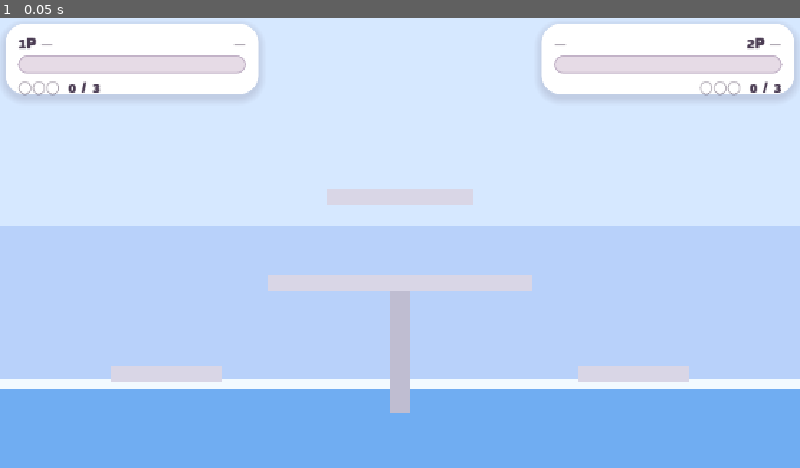
Above: before the commit, frame 1.
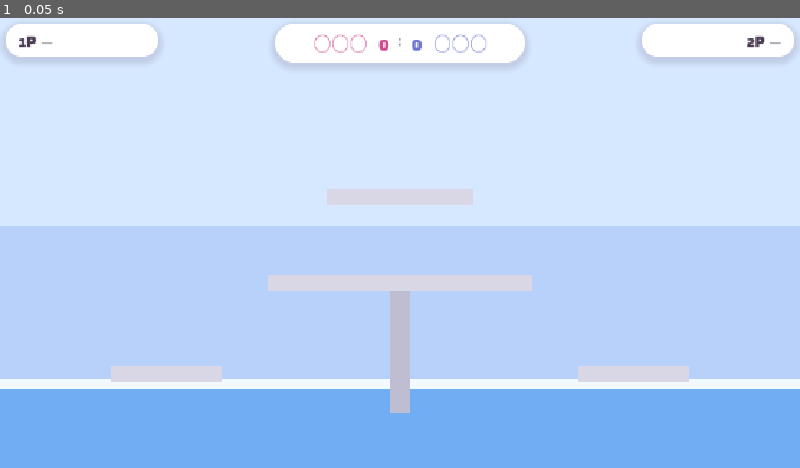
Above: after the commit, the same moment.

Repository: KADSA-OFFICIAL/Group-3
Game: Godot game, scene res://scenes/main.tscn
The game is run twice, just before and just after one commit, with the same random seed, the same clock (stepped at 60 frames per second) and the same inputs. This scene is started directly instead of the project's main scene.
Inputs:
- Up to frame 1 (0.05 s): no input

The runs differ from the first frame. In frame 1, 10% of the frame differs, in the area x 0-100%, y 1-18%.

Commit message:
feat: 체력 바를 피격 시 젤리 머리 위 2초 표시로 옮기고 라운드 포인트를 맨 위 가운데로 (#317)
화면 좌우 맨 위에 늘 떠 있던 체력 바와 체력 숫자를 걷어냈다. 싸우는 동안 눈은 젤리를
보고 있어서, 정작 맞은 순간에 화면 구석의 바는 읽히지 않았다.

- `scripts/health_bar.gd` 신규 — 젤리 머리 위에 맞은 뒤 2초만 뜨는 바.
  남은 체력에 따라 초록→노랑→빨강이고, 이번에 깎인 몫이 흰 자국으로 잠깐 남았다가
  줄어든다. 마지막 0.35초에 옅어지며 사라진다(합쳐서 2초).
  `gauge_bar.gd` 와 같이 부모(`Player`)의 값을 읽어 그리기만 한다.
- `player.gd` — `hurt_at`·`hurt_from_hp` 를 `_receive_hit`·`_receive_dot` 에서 적는다.
  둘 다 `call_local` 이라 두 기기에 같은 순간 같은 눈금이 뜬다. 복제 목록에는 넣지 않는다.
  줄어들 때만 적어서 낙사(`server_kill`)로 죽은 젤리 위에는 빈 바가 뜨지 않고,
  `_receive_reset` 이 지워서 다음 라운드가 깨끗하게 시작한다.
- `main.tscn`·`main.gd` — `P1Card`·`P2Card` 는 이름·무기 한 줄만 남기고 작아졌다.
  라운드 포인트는 맨 위 가운데 `ScoreCard` 한 장에 좌우 대칭으로 들어간다
  (`○●●  2  :  1  ●○○`). 관전자 안내와 방 전환 카드는 그 아래로 내렸다.

검증: `--headless` 파싱 확인, 임시 하네스로 씬·노드 경로 확인(failures=0),
임시 미리보기로 체력 바를 남은 체력 4단계 × 경과 0~2초 격자로 렌더해 눈으로 확인,
HUD 배치도 한 프레임 렌더로 확인. 하네스와 미리보기 파일은 지웠다.

Co-Authored-By: Claude Opus 5 <noreply@anthropic.com>

Diff:
--- a/scenes/main.tscn
+++ b/scenes/main.tscn
@@ -8,14 +8,6 @@
 [ext_resource type="PackedScene" path="res://scenes/point_gain.tscn" id="7_point"]
 [ext_resource type="PackedScene" path="res://scenes/countdown.tscn" id="8_count"]
 
-[sub_resource type="StyleBoxFlat" id="StyleBoxFlat_bar_fill_p2"]
-bg_color = Color(0.42, 0.45, 0.82, 1)
-corner_radius_top_left = 12
-corner_radius_top_right = 12
-corner_radius_bottom_right = 12
-corner_radius_bottom_left = 12
-corner_detail = 10
-
 [node name="Main" type="Node2D"]
 script = ExtResource("2_mainscript")
 
@@ -41,11 +33,51 @@
 anchor_bottom = 1.0
 mouse_filter = 2
 
+[node name="ScoreCard" type="Panel" parent="UI/HUD"]
+anchor_left = 0.5
+anchor_right = 0.5
+offset_left = -180.0
+offset_top = 8.0
+offset_right = 180.0
+offset_bottom = 64.0
+
+[node name="P1Score" type="Label" parent="UI/HUD/ScoreCard"]
+offset_left = 16.0
+offset_top = 8.0
+offset_right = 164.0
+offset_bottom = 48.0
+theme_override_colors/font_color = Color(0.8, 0.29, 0.56, 1)
+theme_override_font_sizes/font_size = 26
+text = "○○○  0"
+horizontal_alignment = 2
+vertical_alignment = 1
+
+[node name="Divider" type="Label" parent="UI/HUD/ScoreCard"]
+offset_left = 164.0
+offset_top = 8.0
+offset_right = 196.0
+offset_bottom = 48.0
+theme_override_colors/font_color = Color(0.62, 0.56, 0.66, 1)
+theme_override_font_sizes/font_size = 22
+text = ":"
+horizontal_alignment = 1
+vertical_alignment = 1
+
+[node name="P2Score" type="Label" parent="UI/HUD/ScoreCard"]
+offset_left = 196.0
+offset_top = 8.0
+offset_right = 344.0
+offset_bottom = 48.0
+theme_override_colors/font_color = Color(0.42, 0.45, 0.82, 1)
+theme_override_font_sizes/font_size = 26
+text = "0  ○○○"
+vertical_alignment = 1
+
 [node name="ObserverCard" type="Panel" parent="UI/HUD"]
 offset_left = 452.0
-offset_top = 8.0
+offset_top = 72.0
 offset_right = 700.0
-offset_bottom = 48.0
+offset_bottom = 112.0
 visible = false
 
 [node name="Label" type="Label" parent="UI/HUD/ObserverCard"]
@@ -58,89 +90,40 @@
 
 [node name="RoomSwitcher" parent="UI/HUD" instance=ExtResource("4_switcher")]
 offset_left = 416.0
-offset_top = 56.0
+offset_top = 120.0
 offset_right = 736.0
-offset_bottom = 108.0
+offset_bottom = 172.0
 
 [node name="P1Card" type="Panel" parent="UI/HUD"]
 offset_left = 8.0
 offset_top = 8.0
-offset_right = 372.0
-offset_bottom = 110.0
+offset_right = 228.0
+offset_bottom = 56.0
 
 [node name="Name" type="Label" parent="UI/HUD/P1Card"]
 offset_left = 18.0
-offset_top = 12.0
-offset_right = 258.0
-offset_bottom = 40.0
+offset_top = 10.0
+offset_right = 202.0
+offset_bottom = 38.0
 theme_override_font_sizes/font_size = 20
 text = "1P"
-
-[node name="Hp" type="Label" parent="UI/HUD/P1Card"]
-offset_left = 258.0
-offset_top = 12.0
-offset_right = 346.0
-offset_bottom = 40.0
-theme_override_font_sizes/font_size = 20
-text = "100"
-horizontal_alignment = 2
-
-[node name="Bar" type="ProgressBar" parent="UI/HUD/P1Card"]
+vertical_alignment = 1
+
+[node name="P2Card" type="Panel" parent="UI/HUD"]
+offset_left = 924.0
+offset_top = 8.0
+offset_right = 1144.0
+offset_bottom = 56.0
+
+[node name="Name" type="Label" parent="UI/HUD/P2Card"]
 offset_left = 18.0
-offset_top = 46.0
-offset_right = 346.0
-offset_bottom = 72.0
-show_percentage = false
-value = 100.0
-
-[node name="Score" type="Label" parent="UI/HUD/P1Card"]
-offset_left = 18.0
-offset_top = 76.0
-offset_right = 346.0
-offset_bottom = 98.0
-theme_override_font_sizes/font_size = 20
-text = "○○○  0 / 3"
-
-[node name="P2Card" type="Panel" parent="UI/HUD"]
-offset_left = 780.0
-offset_top = 8.0
-offset_right = 1144.0
-offset_bottom = 110.0
-
-[node name="Name" type="Label" parent="UI/HUD/P2Card"]
-offset_left = 106.0
-offset_top = 12.0
-offset_right = 346.0
-offset_bottom = 40.0
+offset_top = 10.0
+offset_right = 202.0
+offset_bottom = 38.0
 theme_override_font_sizes/font_size = 20
 text = "2P"
 horizontal_alignment = 2
-
-[node name="Hp" type="Label" parent="UI/HUD/P2Card"]
-offset_left = 18.0
-offset_top = 12.0
-offset_right = 106.0
-offset_bottom = 40.0
-theme_override_font_sizes/font_size = 20
-text = "100"
-
-[node name="Bar" type="ProgressBar" parent="UI/HUD/P2Card"]
-offset_left = 18.0
-offset_top = 46.0
-offset_right = 346.0
-offset_bottom = 72.0
-theme_override_styles/fill = SubResource("StyleBoxFlat_bar_fill_p2")
-show_percentage = false
-value = 100.0
-
-[node name="Score" type="Label" parent="UI/HUD/P2Card"]
-offset_left = 18.0
-offset_top = 76.0
-offset_right = 346.0
-offset_bottom = 98.0
-theme_override_font_sizes/font_size = 20
-text = "○○○  0 / 3"
-horizontal_alignment = 2
+vertical_alignment = 1
 
 [node name="Banner" type="Label" parent="UI/HUD"]
 anchor_left = 0.5
--- a/scenes/player.tscn
+++ b/scenes/player.tscn
@@ -6,6 +6,7 @@
 [ext_resource type="Script" path="res://scripts/weapon_trail.gd" id="4_trail"]
 [ext_resource type="Script" path="res://scripts/skill_arcs.gd" id="5_arcs"]
 [ext_resource type="Script" path="res://scripts/chainsaw_whirl.gd" id="6_whirl"]
+[ext_resource type="Script" path="res://scripts/health_bar.gd" id="7_health"]
 
 [sub_resource type="CanvasItemMaterial" id="CanvasItemMaterial_arcs"]
 blend_mode = 1
@@ -91,3 +92,7 @@
 [node name="GaugeBar" type="Node2D" parent="."]
 visible = false
 script = ExtResource("3_gauge")
+
+[node name="HealthBar" type="Node2D" parent="."]
+visible = false
+script = ExtResource("7_health")
--- /dev/null
+++ b/scripts/health_bar.gd
@@ -0,0 +1,123 @@
+extends Node2D
+## 피격 체력 바 — 젤리 **머리 위**에 잠깐 떴다 사라진다 (이슈 #317).
+##
+## 화면 좌우 맨 위 카드에 늘 떠 있던 체력 바를 걷어내고 그 정보를 젤리 옆으로 옮긴 것이다
+## (요청). 늘 보이는 대신 **맞은 뒤 `SHOW_TIME` 초 동안만** 뜬다 — 체력은 맞는 순간에
+## 알면 되는 값이고, 눈이 젤리를 보고 있는 그 자리에 떠야 읽힌다. 화면 구석에 있던
+## 시절에는 몇 대 맞았는지를 알려면 싸움에서 눈을 떼야 했다.
+##
+## **`gauge_bar.gd` 와 같은 짜임이다**: 부모(`Player`)의 값을 읽어 그리기만 하고 아무 판단도
+## 하지 않는다. 뜨는 시각(`Player.hurt_at`)도 서버가 내려준 피격 신호가 정하므로
+## (`_receive_hit`·`_receive_dot` 은 `call_local`) **두 기기에 같은 순간 같은 눈금**이 뜬다.
+## 여기서 시각을 직접 재면 늦게 도착한 쪽만 늦게 사라진다.
+##
+## 씬 루트(`Player`)에는 가산 혼합이 걸려 있지만 이 노드는 자기 재질이 없어 평소 혼합으로
+## 그린다 — 게이지 바와 같은 이유로, 이것은 빛이 아니라 눈금이라 어떤 배경 위에서도
+## 제 색으로 읽혀야 한다.
+
+## 맞은 뒤 이만큼 떠 있다가 사라진다(초, 요청). 연달아 맞으면 `Player.hurt_at` 이
+## 갱신되므로 그때부터 다시 이만큼이다.
+const SHOW_TIME := 2.0
+## 사라지기 직전 이 시간 동안 옅어진다. `SHOW_TIME` **안쪽**이라 다 합쳐서 2초다 —
+## 뒤에 덧붙이면 요청한 2초보다 오래 남는다. 툭 꺼지면 "버그로 사라졌다"로 읽힌다.
+const FADE_OUT := 0.35
+
+## 바의 크기(px)와 놓을 높이. 젤리 몸통(48px)보다 조금 넓어 머리 위에 얹힌 것으로 보인다.
+## 게이지 바(`gauge_bar.gd` 의 -60, 두께 7)와 머리(약 -44) 사이에 끼워 넣은 자리라
+## 두 바가 같이 떠도 겹치지 않는다.
+const WIDTH := 52.0
+const HEIGHT := 8.0
+const CENTER_Y := -50.0
+
+const BG_COLOR := Color(0.16, 0.14, 0.22, 0.85)
+const BORDER_COLOR := Color(0.88, 0.86, 0.94, 0.55)
+
+## 남은 체력에 따라 초록 → 노랑 → 빨강. 길이만으로도 읽히지만, 죽기 직전이라는 것은
+## 길이보다 색이 먼저 눈에 걸린다 — 바가 2초만 떠 있어서 한눈에 읽혀야 한다.
+const FULL_COLOR := Color(0.44, 0.84, 0.46)
+const HALF_COLOR := Color(0.98, 0.78, 0.28)
+const LOW_COLOR := Color(0.92, 0.28, 0.32)
+
+## 이번에 깎인 몫이 잠깐 남는 흰 자국. **이 바가 뜨는 이유 자체를 보여 준다** —
+## 남은 체력만 그리면 "지금 얼마인가"만 알 수 있고 "방금 얼마나 맞았나"는 안 보인다.
+const GHOST_COLOR := Color(1.0, 0.96, 0.96, 0.9)
+## 흰 자국이 남은 체력 자리까지 줄어드는 데 걸리는 시간(초).
+const GHOST_TIME := 0.4
+
+## 참조를 들고 있지 않고 매번 부모를 본다 (`gauge_bar.gd` 와 같은 방식).
+var _player: Node = null
+
+
+func _ready() -> void:
+	_player = get_parent()
+	visible = false
+
+
+## 뜰 때와 사라질 때가 매 프레임 바뀌므로 보이는 동안에는 계속 다시 그린다.
+func _process(_delta: float) -> void:
+	var alpha := _alpha()
+	visible = alpha > 0.0
+	if not visible:
+		return
+	self_modulate.a = alpha
+	queue_redraw()
+
+
+## 지금 이 바의 진하기(0~1). 뜰 이유가 없으면 0이다.
+##
+## **죽은 젤리에는 안 뜬다** — 마지막 일격은 빈 바를 남기는데, 누워 있는 젤리 위에 빈
+## 칸이 2초 더 떠 있으면 아직 뭔가 남은 것처럼 보인다. 낙사(`server_kill`)처럼 데미지
+## 없이 죽는 경우도 같이 걸러진다.
+func _alpha() -> float:
+	if _player == null or not _player.alive:
+		return 0.0
+	var since: float = _now() - _player.hurt_at
+	if _player.hurt_at < 0.0 or since < 0.0 or since > SHOW_TIME:
+		return 0.0
+	var left := SHOW_TIME - since
+	if left >= FADE_OUT:
+		return 1.0
+	return left / FADE_OUT
+
+
+func _draw() -> void:
+	if _player == null:
+		return
+	var ratio: float = clampf(_player.hp / Combat.MAX_HP, 0.0, 1.0)
+	var half := WIDTH * 0.5
+	var box := Rect2(-half, CENTER_Y - HEIGHT * 0.5, WIDTH, HEIGHT)
+	var inner := box.grow(-1.0)
+
+	draw_rect(box, BG_COLOR, true)
+
+	# 맞기 직전 자리에서 남은 체력 자리로 줄어드는 흰 자국을 **먼저** 깐다.
+	# 그 위에 남은 체력을 덮어 그리므로 튀어나온 부분만 희게 남는다.
+	var ghost: float = clampf(_player.hurt_from_hp / Combat.MAX_HP, 0.0, 1.0)
+	var shrink: float = clampf((_now() - _player.hurt_at) / GHOST_TIME, 0.0, 1.0)
+	ghost = lerpf(ghost, ratio, shrink)
+	if ghost > ratio:
+		_draw_fill(inner, ghost, GHOST_COLOR)
+
+	if ratio > 0.0:
+		_draw_fill(inner, ratio, _fill_color(ratio))
+
+	# 테두리를 마지막에 덧그려 채움이 밖으로 새어 보이지 않게 한다.
+	draw_rect(box, BORDER_COLOR, false, 1.0)
+
+
+## 안쪽 칸을 왼쪽에서부터 `ratio` 만큼 칠한다.
+func _draw_fill(inner: Rect2, ratio: float, color: Color) -> void:
+	var bar := inner
+	bar.size.x = maxf(inner.size.x * ratio, 1.0)
+	draw_rect(bar, color, true)
+
+
+## 남은 체력 색. 절반을 기준으로 위쪽은 노랑→초록, 아래쪽은 빨강→노랑으로 섞는다.
+func _fill_color(ratio: float) -> Color:
+	if ratio >= 0.5:
+		return HALF_COLOR.lerp(FULL_COLOR, (ratio - 0.5) * 2.0)
+	return LOW_COLOR.lerp(HALF_COLOR, ratio * 2.0)
+
+
+func _now() -> float:
+	return Time.get_ticks_msec() / 1000.0
--- a/scripts/main.gd
+++ b/scripts/main.gd
@@ -228,7 +228,9 @@
 ##
 ## 문구는 씬에 적혀 있고 여기서는 켜기만 한다 — 플레이어에게는 접힌 채로 둔다.
 ## 카드가 화면 맨 위로 올라가면서(이슈 #267) 조작 안내가 없어졌고, 관전 안내는
-## 젤리와 겹치지 않는 가운데 빈 자리(`ObserverCard`)로 옮겼다.
+## 젤리와 겹치지 않는 가운데 빈 자리(`ObserverCard`)로 옮겼다. 그 가운데 맨 위는
+## 라운드 포인트 카드가 쓰게 되어(이슈 #317) 관전 안내와 방 전환은 그 아래로 내렸다 —
+## 관전자도 점수는 봐야 하므로 둘 중 하나를 접는 것이 아니라 세로로 겹치지 않게 놓는다.
 func _setup_observer_view() -> void:
 	if not Lobby.is_observer(multiplayer.get_unique_id()):
 		return
@@ -2194,37 +2196,33 @@
 	_update_hud()
 
 
-## 체력·점수 표시. 대기실 접속 순서(Lobby.order)가 1P·2P를 정한다.
-##
-## 라벨은 전부 흰 카드(`P1Card`·`P2Card`) **안**에 들어 있다 — 카드 밖에 두면 맵 배경 위에
-## 그대로 그려져서 어두운 맵(용암)에서 진한 글자가 묻힌다(이슈 #112).
-## 체력은 막대와 숫자를 함께 낸다. 막대 길이만으로는 남은 값을 정확히 읽을 수 없고,
-## 막대 안에 숫자를 그리면(`show_percentage`) 채운 쪽과 빈 쪽 중 한쪽에서 반드시 묻힌다.
+## 이름·무기와 라운드 포인트 표시. 대기실 접속 순서(Lobby.order)가 1P·2P를 정한다.
+##
+## 라벨은 전부 흰 카드(`P1Card`·`P2Card`·`ScoreCard`) **안**에 들어 있다 — 카드 밖에 두면
+## 맵 배경 위에 그대로 그려져서 어두운 맵(용암)에서 진한 글자가 묻힌다(이슈 #112).
+##
+## **체력은 여기서 내지 않는다** (이슈 #317). 늘 떠 있던 체력 바와 숫자를 걷어내고,
+## 맞은 순간 젤리 머리 위에 2초만 뜨는 바(`health_bar.gd`)로 옮겼다 — 싸우는 동안 눈은
+## 젤리를 보고 있어서, 화면 구석의 바는 정작 맞은 순간에 읽히지 않았다.
+## 비운 자리에는 승패를 가르는 유일한 조건인 라운드 포인트를 맨 위 가운데로 올렸다.
 func _update_hud() -> void:
+	var score_card := $UI/HUD.get_node("ScoreCard")
 	for slot in 2:
 		var card := $UI/HUD.get_node("P%dCard" % (slot + 1))
-		var bar := card.get_node("Bar") as ProgressBar
 		var label := card.get_node("Name") as Label
-		var hp_label := card.get_node("Hp") as Label
-		var score_label := card.get_node("Score") as Label
+		var score_label := score_card.get_node("P%dScore" % (slot + 1)) as Label
 		var player: Player = null
 		var peer_id := 0
 		if slot < Lobby.order.size():
 			peer_id = Lobby.order[slot]
 			player = get_player(peer_id)
-		score_label.text = _score_text(int(scores.get(peer_id, 0)))
+		score_label.text = _score_text(int(scores.get(peer_id, 0)), slot == 1)
 		if player == null:
-			bar.value = 0.0
 			label.text = "%dP —" % (slot + 1)
-			hp_label.text = "—"
 			continue
-		bar.max_value = Combat.MAX_HP
-		bar.value = player.hp
 		# 무기 선택이 끝나기 전에는 아직 아무것도 안 들었다 (#205) — 빈칸 대신 줄표를 둔다.
 		var weapon_text := player.weapon_id if player.weapon_id != "" else "—"
 		label.text = "%dP  %s" % [slot + 1, weapon_text]
-		# 올림으로 낸다 — 0.4처럼 남은 체력을 "0"으로 적으면 살아 있는데 죽은 것으로 읽힌다.
-		hp_label.text = "%d" % ceili(player.hp)
 
 	var banner_label := $UI/HUD.get_node("Banner") as Label
 	banner_label.text = banner
@@ -2234,10 +2232,18 @@
 
 ## 딴 포인트는 채운 동그라미, 남은 포인트는 빈 동그라미로 보여주고 숫자를 함께 적는다.
 ## 동그라미만 있으면 몇 포인트 중 몇 포인트인지 한눈에 안 읽힌다 (3포인트 선취).
-func _score_text(score: int) -> String:
+##
+## `mirrored` 는 가운데 카드의 **오른쪽 칸(2P)**이다 (이슈 #317). 한 카드 안에 두 편이
+## 마주 보고 앉으므로 오른쪽은 숫자와 동그라미의 순서를 뒤집어 좌우 대칭으로 만든다 —
+## 딴 만큼이 양쪽에서 가운데를 향해 차오르는 모양이 된다.
+## 선취 점수(`/ 3`)는 더 이상 적지 않는다. 동그라미 개수 자체가 그 수이고, 좁은 가운데
+## 카드에 두 번 적으면 정작 몇 대 몇인지가 글자에 묻힌다.
+func _score_text(score: int, mirrored: bool) -> String:
 	var filled := clampi(score, 0, Combat.POINTS_TO_WIN)
-	var dots := "●".repeat(filled) + "○".repeat(Combat.POINTS_TO_WIN - filled)
-	return "%s  %d / %d" % [dots, filled, Combat.POINTS_TO_WIN]
+	var empty := Combat.POINTS_TO_WIN - filled
+	if mirrored:
+		return "%d  %s" % [filled, "●".repeat(filled) + "○".repeat(empty)]
+	return "%s  %d" % ["○".repeat(empty) + "●".repeat(filled), filled]
 
 
 func _unhandled_input(event: InputEvent) -> void:
--- a/scripts/player.gd
+++ b/scripts/player.gd
@@ -127,6 +127,14 @@
 ## 전투 상태. 서버가 정하고 RPC로 양쪽에 복제된다.
 var hp := Combat.MAX_HP
 var alive := true
+## 마지막으로 피해를 입은 시각(초)과 그 **직전** 체력. 머리 위 체력 바(`health_bar.gd`)가
+## 언제 뜰지와 이번에 얼마나 깎였는지를 여기서 읽는다 (이슈 #317).
+##
+## **복제하지 않는다.** 값을 정하는 `_receive_hit`·`_receive_dot` 자체가 `call_local` 이라
+## 두 기기가 같은 순간에 각자 같은 값을 적는다 — 복제 목록에 넣으면 같은 것을 한 번 더
+## 실어 보내는 셈이고, 늦게 도착한 쪽이 바를 두 번 켠다.
+var hurt_at := -1.0
+var hurt_from_hp := Combat.MAX_HP
 ## 바라보는 방향 (1 오른쪽 / -1 왼쪽). 특수 공격은 이 방향으로 나간다.
 var facing := 1
 ## 지금 어떤 포즈의 원화를 입고 있는가 (#176). 평소에는 `Characters.POSE_IDLE`이고,
@@ -1398,6 +1406,7 @@
 @rpc("authority", "call_local", "reliable")
 func _receive_hit(new_hp: float, knockback_level: int, direction: float,
 		stun: float, source: String, new_gauge: float, knockback_speed := 0.0) -> void:
+	_mark_hurt(new_hp)
 	hp = new_hp
 	gauge = new_gauge
 	if source != "projectile":
@@ -1466,8 +1475,21 @@
 
 @rpc("authority", "call_local", "reliable")
 func _receive_dot(new_hp: float) -> void:
+	_mark_hurt(new_hp)
 	hp = new_hp
 	_check_death()
+
+
+## 머리 위 체력 바를 띄울 순간을 적어 둔다 (이슈 #317). `hp` 를 덮어쓰기 **전에** 부른다 —
+## 직전 체력이 있어야 이번에 깎인 몫을 흰 자국으로 보여줄 수 있다.
+##
+## **줄어들 때만 적는다.** 데미지 없는 사망(`server_kill` 의 낙사)은 이미 0인 체력을 다시
+## 0으로 적으므로 여기에 걸리지 않고, 그래서 떨어져 죽은 젤리 위에 빈 바가 뜨지 않는다.
+func _mark_hurt(new_hp: float) -> void:
+	if new_hp >= hp:
+		return
+	hurt_at = _now()
+	hurt_from_hp = hp
 
 
 ## 이 함수는 모든 피어에서 돌아간다 (_receive_hit·_receive_dot이 복제되므로).
@@ -1496,6 +1518,10 @@
 func _receive_reset(spawn_position: Vector2, spawn_facing: int) -> void:
 	hp = Combat.MAX_HP
 	alive = true
+	# 지난 라운드의 마지막 일격이 남긴 체력 바를 지운다 (이슈 #317) — 안 지우면 새 라운드가
+	# 시작되자마자 아무도 안 맞았는데 바가 떠 있다.
+	hurt_at = -1.0
+	hurt_from_hp = Combat.MAX_HP
 	facing = spawn_facing
 	gauge = 0.0
 	special_ready = true
Not shown: 1 places in scenes/main.tscn that only renumber resources
Not shown: 1 places in scenes/player.tscn that only renumber resources
Not shown, changed: AGENTS.md
Not shown, changed: CLAUDE.md
